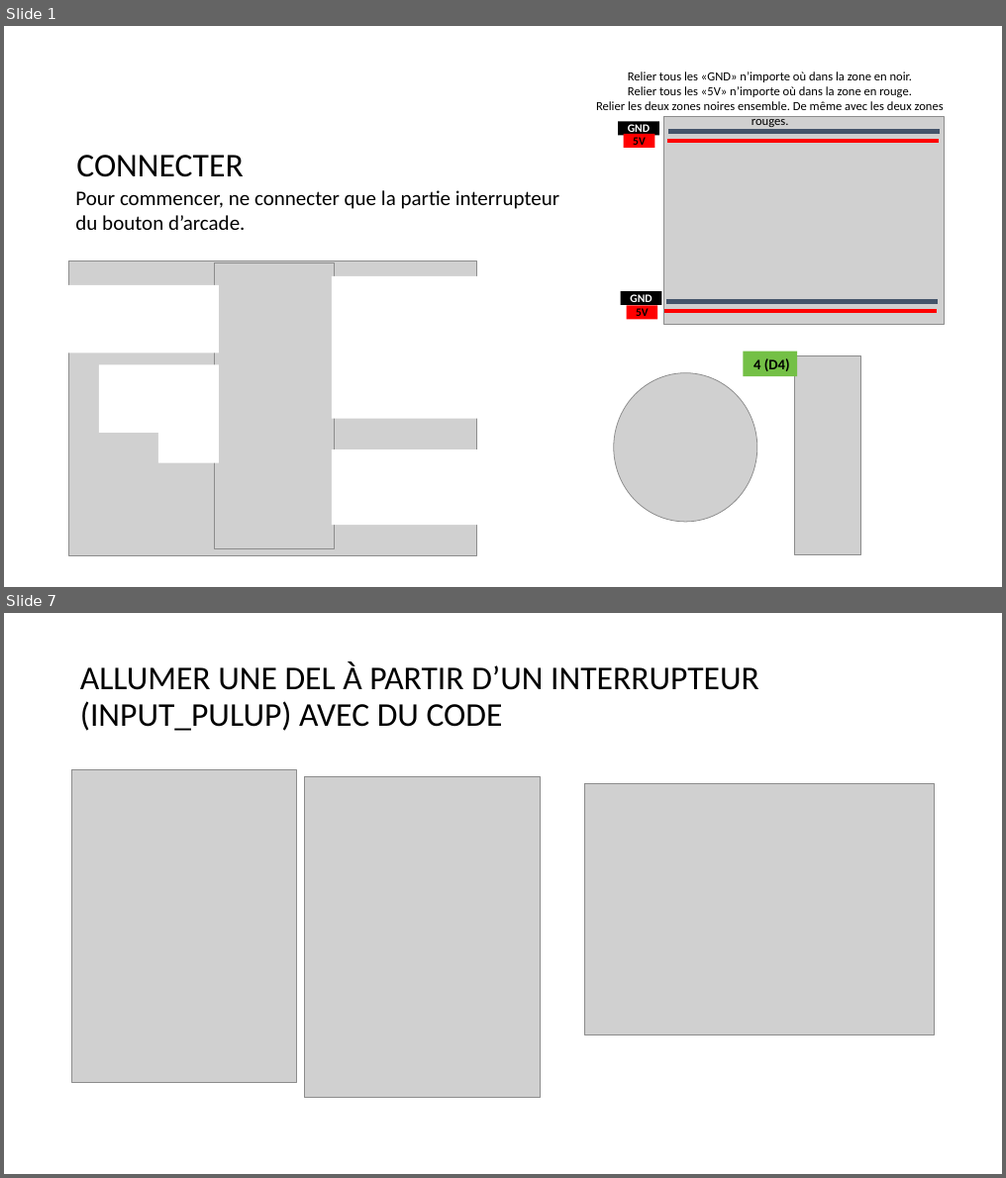
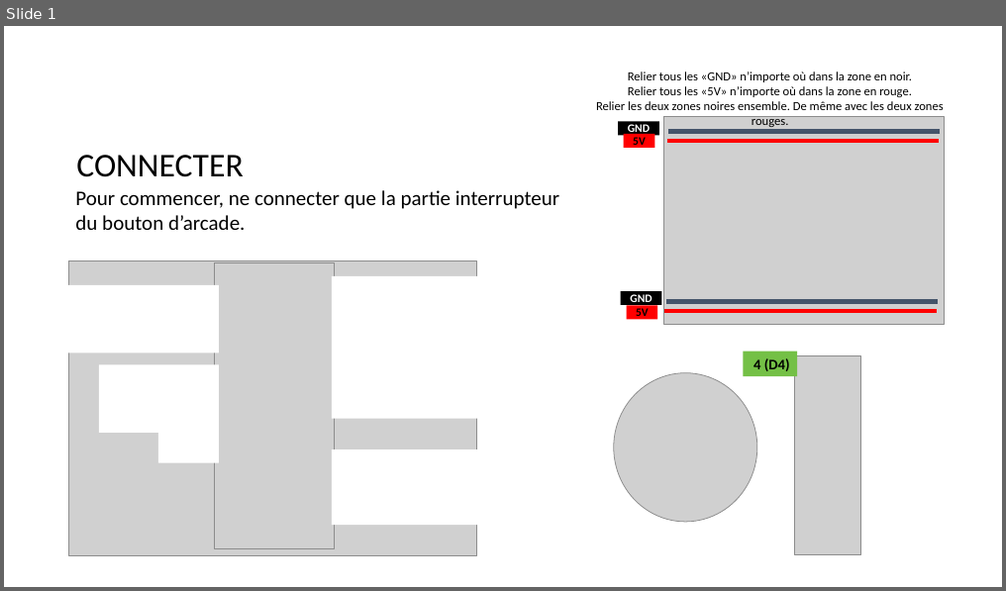
Before and after one commit to tim-montmorency/rel-electro-immersif, a slide deck: rel-electro-immersif-originals/interrupteur.pptx. Shown one above the other, each under a label of ours: slides 1 and 7 before the commit, slide 1 after it; the slides between them are not shown. The pictures are 1006x1178 and 1006x591 pixels, drawn with LibreOffice and Linux fonts; fonts in the diff are those of the drawing; grey boxes stand for pictures. Boxes give left, top, right and bottom in pixels: in the first picture for what was removed or moved away, otherwise in the second. Text is boxed around its words. In the diff, an @@ line names an element or a change of style, - is before the commit and + after.

```diff
--- a/rel-electro-immersif-originals/interrupteur.pptx
+++ b/rel-electro-immersif-originals/interrupteur.pptx
@@ slide 7 removed at box(4, 613, 1002, 1174), background #FFFFFF @@
@@ title removed at box(80, 663, 759, 731) @@
-ALLUMER UNE DEL À PARTIR D’UN INTERRUPTEUR (INPUT_PULUP) AVEC DU CODE
@@ picture removed at box(71, 769, 296, 1082) @@
@@ picture removed at box(304, 777, 540, 1097) @@
@@ picture removed at box(585, 783, 935, 1035) @@
```
Also in this commit, not shown: 8 other slides removed, 45 other files.
